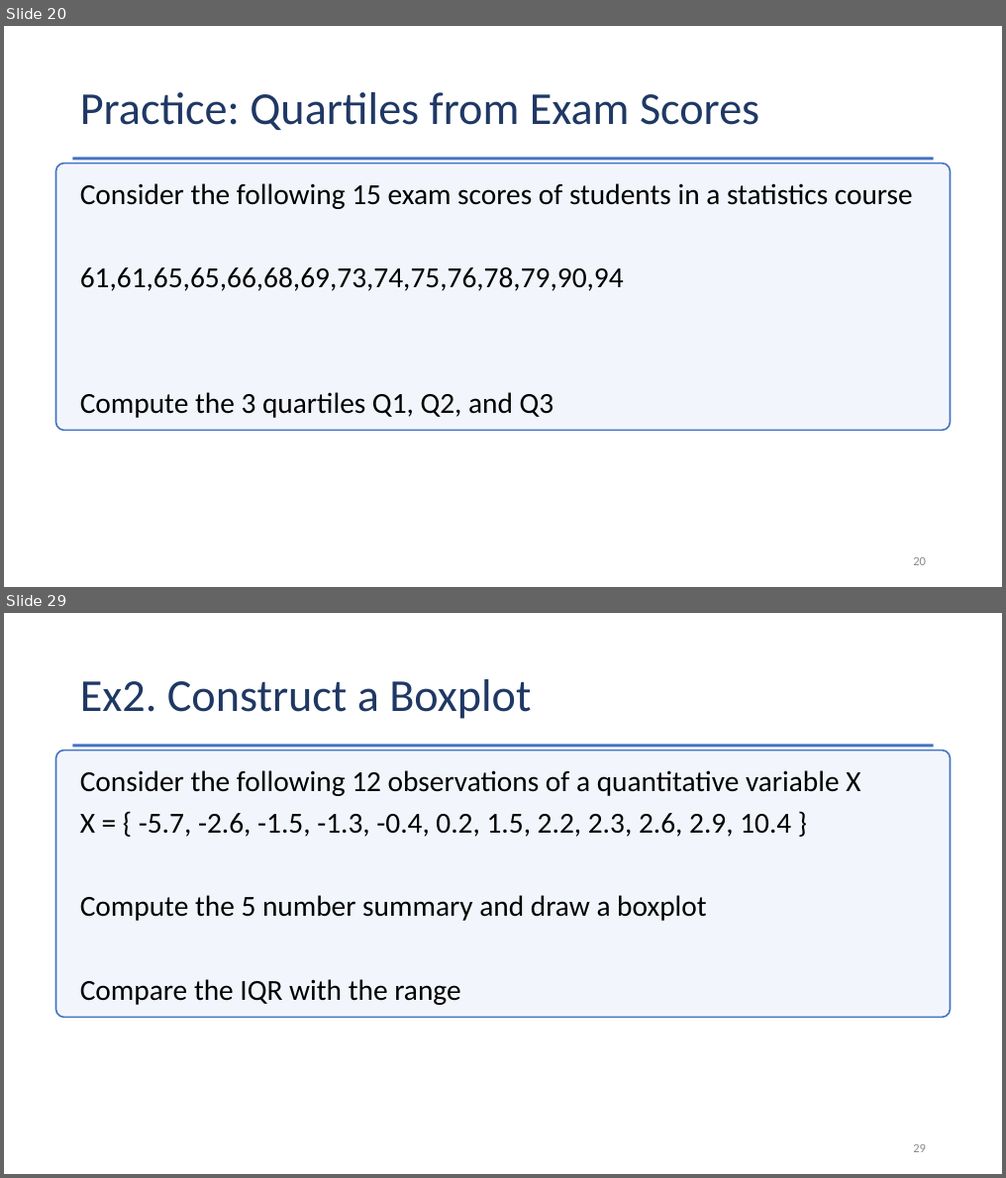
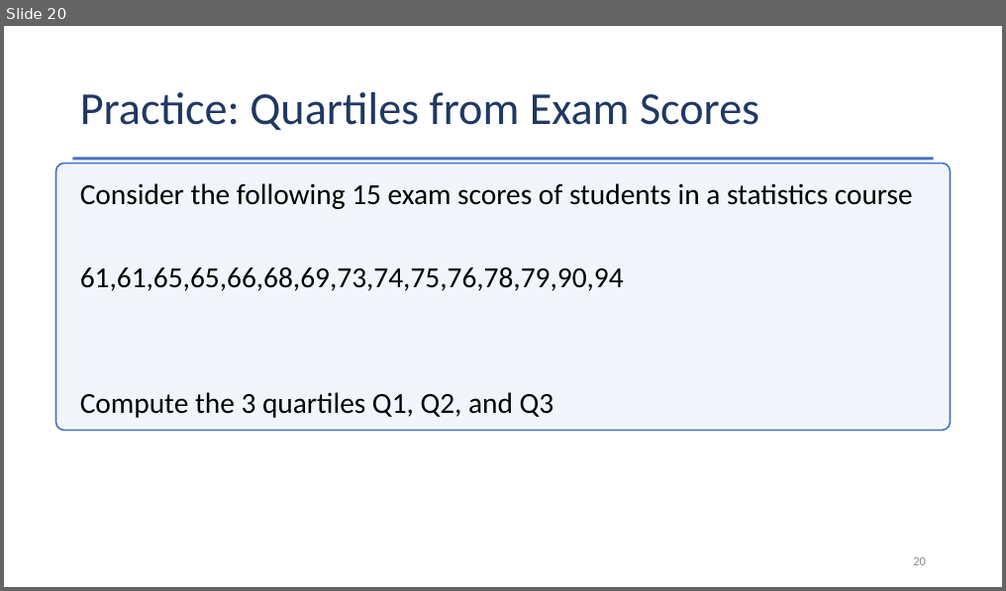
Before and after one commit to Jarred6068/Kvamme_UI_STAT251, a slide deck: docs/lecture_slides/Week 2/Week2_Lecture5_slides_1_19_2024.pptx. Shown one above the other, each under a label of ours: slides 20 and 29 before the commit, slide 20 after it; the slides between them are not shown. The pictures are 1006x1178 and 1006x591 pixels, drawn with LibreOffice and Linux fonts; fonts in the diff are those of the drawing. Boxes give left, top, right and bottom in pixels: in the first picture for what was removed or moved away, otherwise in the second. Text is boxed around its words. In the diff, an @@ line names an element or a change of style, - is before the commit and + after.

```diff
--- a/docs/lecture_slides/Week 2/Week2_Lecture5_slides_1_19_2024.pptx
+++ b/docs/lecture_slides/Week 2/Week2_Lecture5_slides_1_19_2024.pptx
@@ slide 29 removed at <box>4,613,1002,1174</box>, background #FFFFFF @@
@@ title removed at <box>80,679,531,719</box> @@
-Ex2. Construct a Boxplot
@@ rounded rectangle removed at <box>55,750,949,1017</box> @@
@@ rectangle removed at <box>73,744,934,747</box> @@
@@ text removed at <box>80,770,860,1005</box> @@
-Consider the following 12 observations of a quantitative variable X
-X = { -5.7, -2.6, -1.5, -1.3, -0.4, 0.2, 1.5, 2.2, 2.3, 2.6, 2.9, 10.4 }
-Compute the 5 number summary and draw a boxplot
-Compare the IQR with the range
@@ page number removed at <box>913,1145,926,1153</box> @@
-29
```
Also in this commit, not shown: 14 other slides removed, 58 other files.
